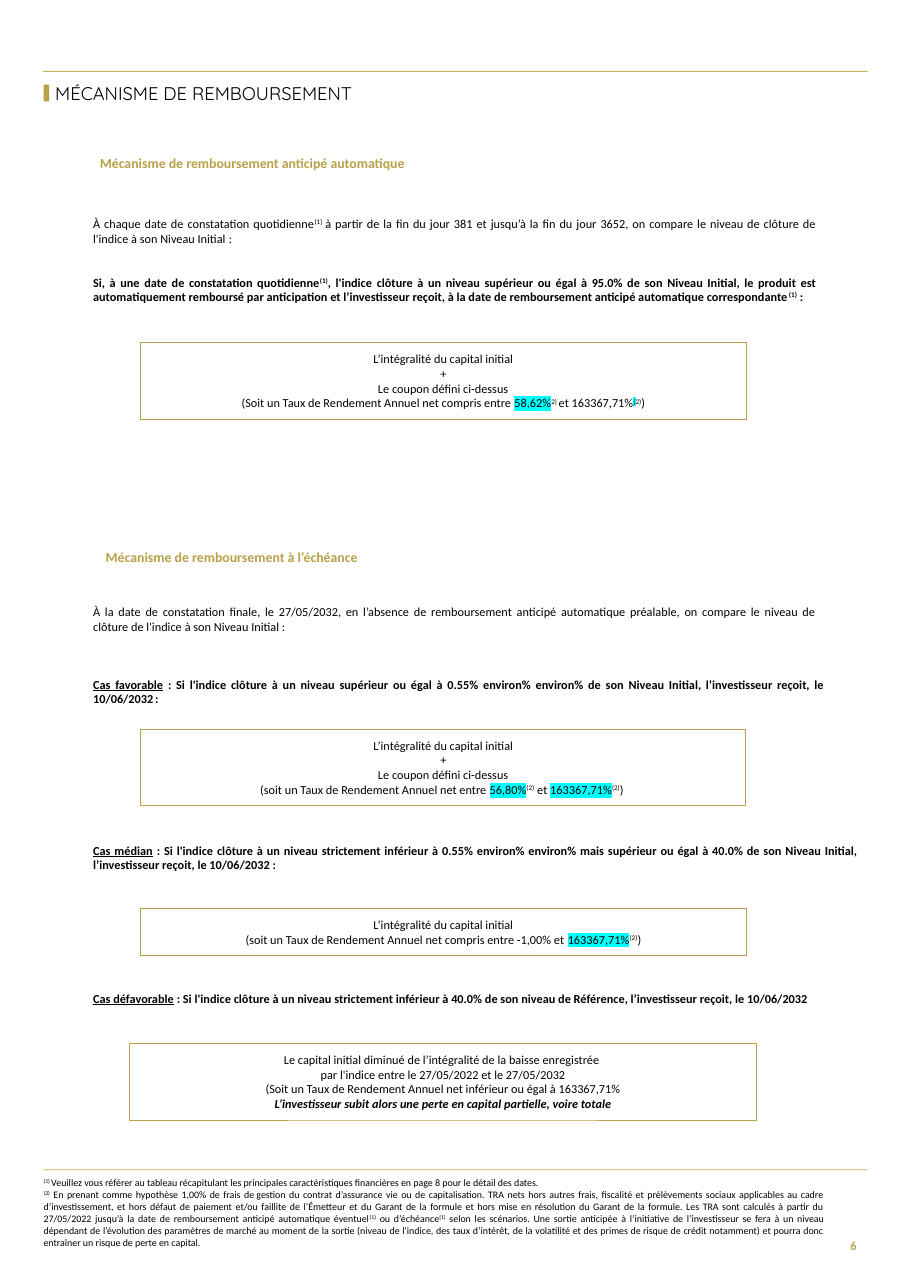
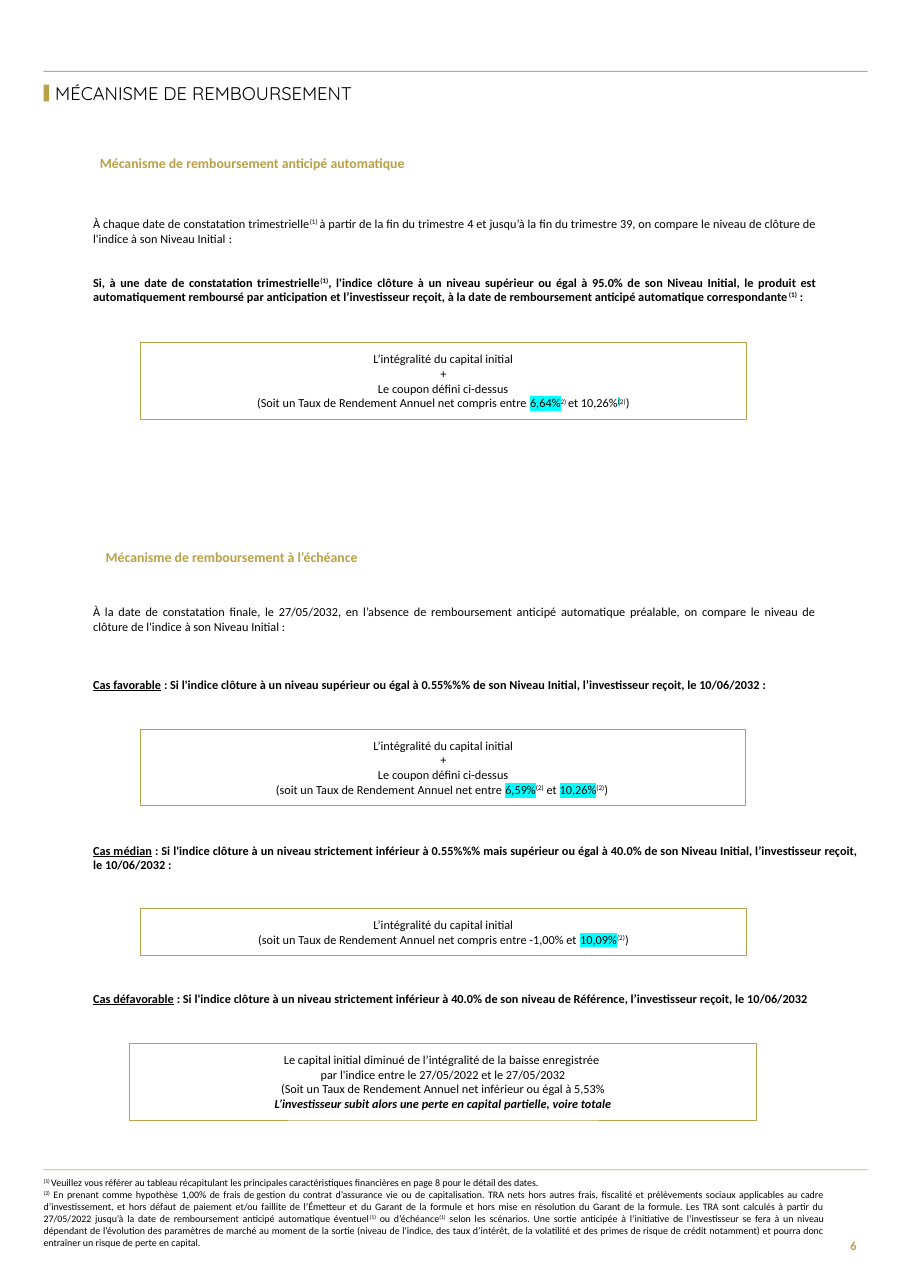
Before and after one commit to guillaumejacquin/Moulinette_Brochure_Equitim, a slide deck: slide 6 of result/Action Credit Agricole 0.8 Degressif MAI 2022- FR0014009S27result.pptx. Drawn at 911x1288 pixels with LibreOffice and Linux fonts; fonts in the diff are those of the drawing; background and template pictures are left out. Boxes give left, top, right and bottom in pixels: in the first picture for what was removed or moved away, otherwise in the second. Text is boxed around its words. In the diff, an @@ line names an element or a change of style, - is before the commit and + after.

```diff
--- a/result/Action Credit Agricole 0.8 Degressif MAI 2022- FR0014009S27result.pptx
+++ b/result/Action Credit Agricole 0.8 Degressif MAI 2022- FR0014009S27result.pptx
@@ text at (x1=93, y1=218, x2=816, y2=303): text changed @@
-À chaque date de constatation quotidienne(1) à partir de la fin du jour 381 et jusqu’à la fin du jour 3652, on compare le niveau de clôture de l'indice à son Niveau Initial :
-Si, à une date de constatation quotidienne(1), l'indice clôture à un niveau supérieur ou égal à 95.0% de son Niveau Initial, le produit est automatiquement remboursé par anticipation et l’investisseur reçoit, à la date de remboursement anticipé automatique correspondante(1) :
+À chaque date de constatation trimestrielle(1) à partir de la fin du trimestre 4 et jusqu’à la fin du trimestre 39, on compare le niveau de clôture de l'indice à son Niveau Initial :
+Si, à une date de constatation trimestrielle(1), l'indice clôture à un niveau supérieur ou égal à 95.0% de son Niveau Initial, le produit est automatiquement remboursé par anticipation et l’investisseur reçoit, à la date de remboursement anticipé automatique correspondante(1) :
@@ text in rectangle at (x1=257, y1=397, x2=626, y2=409): text changed @@
-(Soit un Taux de Rendement Annuel net compris entre 58,62%2) et 163367,71%(2))
+(Soit un Taux de Rendement Annuel net compris entre 6,64%2) et 10,26%(2))
@@ text at (x1=93, y1=680, x2=759, y2=691): text changed @@
-Cas favorable : Si l'indice clôture à un niveau supérieur ou égal à 0.55% environ% environ% de son Niveau Initial, l’investisseur reçoit, le 10/06/2032 :
+Cas favorable : Si l'indice clôture à un niveau supérieur ou égal à 0.55%%% de son Niveau Initial, l’investisseur reçoit, le 10/06/2032 :
@@ text in rectangle at (x1=276, y1=784, x2=604, y2=798): text changed @@
-(soit un Taux de Rendement Annuel net entre 56,80%(2) et 163367,71%(2))
+(soit un Taux de Rendement Annuel net entre 6,59%(2) et 10,26%(2))
@@ text at (x1=93, y1=846, x2=858, y2=870): text changed @@
-Cas médian : Si l'indice clôture à un niveau strictement inférieur à 0.55% environ% environ% mais supérieur ou égal à 40.0% de son Niveau Initial, l’investisseur reçoit, le 10/06/2032 :
+Cas médian : Si l'indice clôture à un niveau strictement inférieur à 0.55%%% mais supérieur ou égal à 40.0% de son Niveau Initial, l’investisseur reçoit, le 10/06/2032 :
@@ text in rectangle at (x1=258, y1=935, x2=625, y2=946): text changed @@
-(soit un Taux de Rendement Annuel net compris entre -1,00% et 163367,71%(2))
+(soit un Taux de Rendement Annuel net compris entre -1,00% et 10,09%(2))
@@ text in rectangle at (x1=281, y1=1084, x2=604, y2=1095): text changed @@
-(Soit un Taux de Rendement Annuel net inférieur ou égal à 163367,71%
+(Soit un Taux de Rendement Annuel net inférieur ou égal à 5,53%
```
Also in this commit, not shown: 11 other slides changed, 23 other files.
